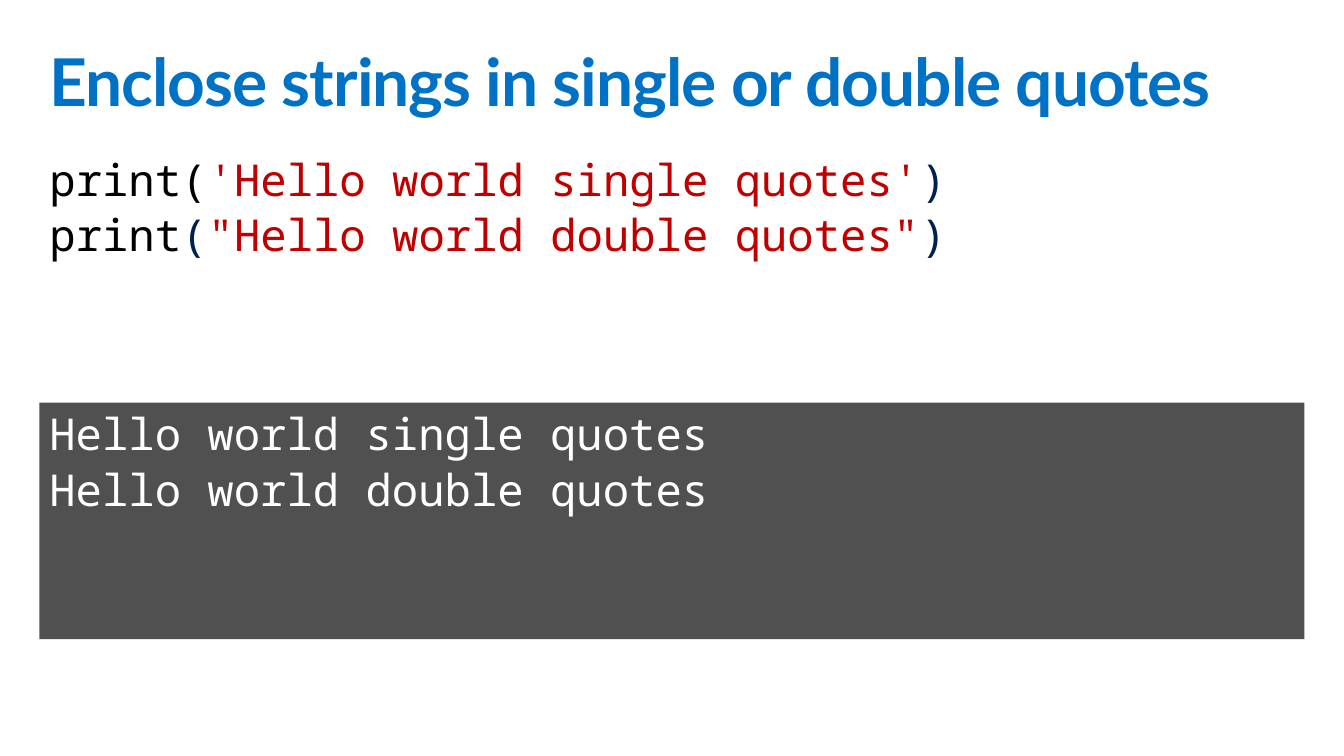
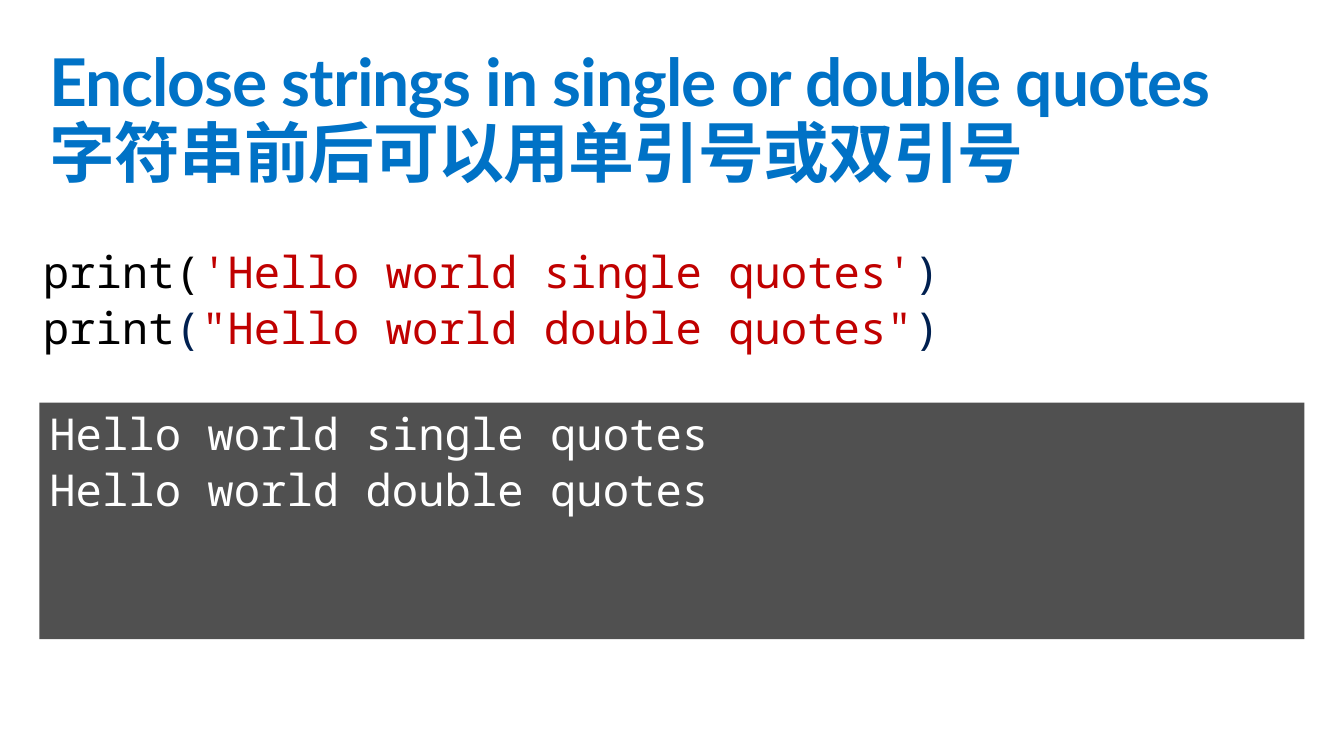
Before and after one commit to lingshen09/c9-python-getting-started-zh, a slide deck: slide 3 of ppt课件/2 - 输出 (Print).pptx. Drawn at 1344x756 pixels with LibreOffice and Linux fonts; fonts in the diff are those of the drawing. Boxes give left, top, right and bottom in pixels: in the first picture for what was removed or moved away, otherwise in the second. Text is boxed around its words. In the diff, an @@ line names an element or a change of style, - is before the commit and + after.

```diff
--- a/ppt课件/2 - 输出 (Print).pptx
+++ b/ppt课件/2 - 输出 (Print).pptx
@@ title at <box>49,57,1211,183</box>: text changed @@
-Enclose strings in single or double quotes
+Enclose strings in single or double quotes
+字符串前后可以用单引号或双引号
@@ text "print('Hello world single quotes')": place and size @@
-text "print('Hello world single quotes')" at <box>49,162,947,262</box>
+text "print('Hello world single quotes')" at <box>43,254,940,355</box>
```
Also in this commit, not shown: 5 other slides changed, 28 other files.
